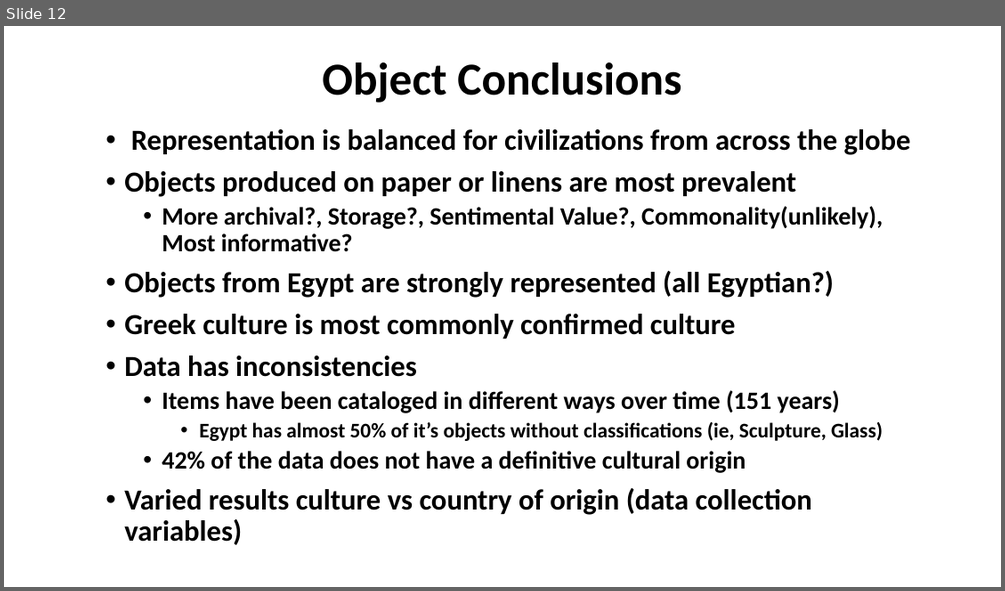
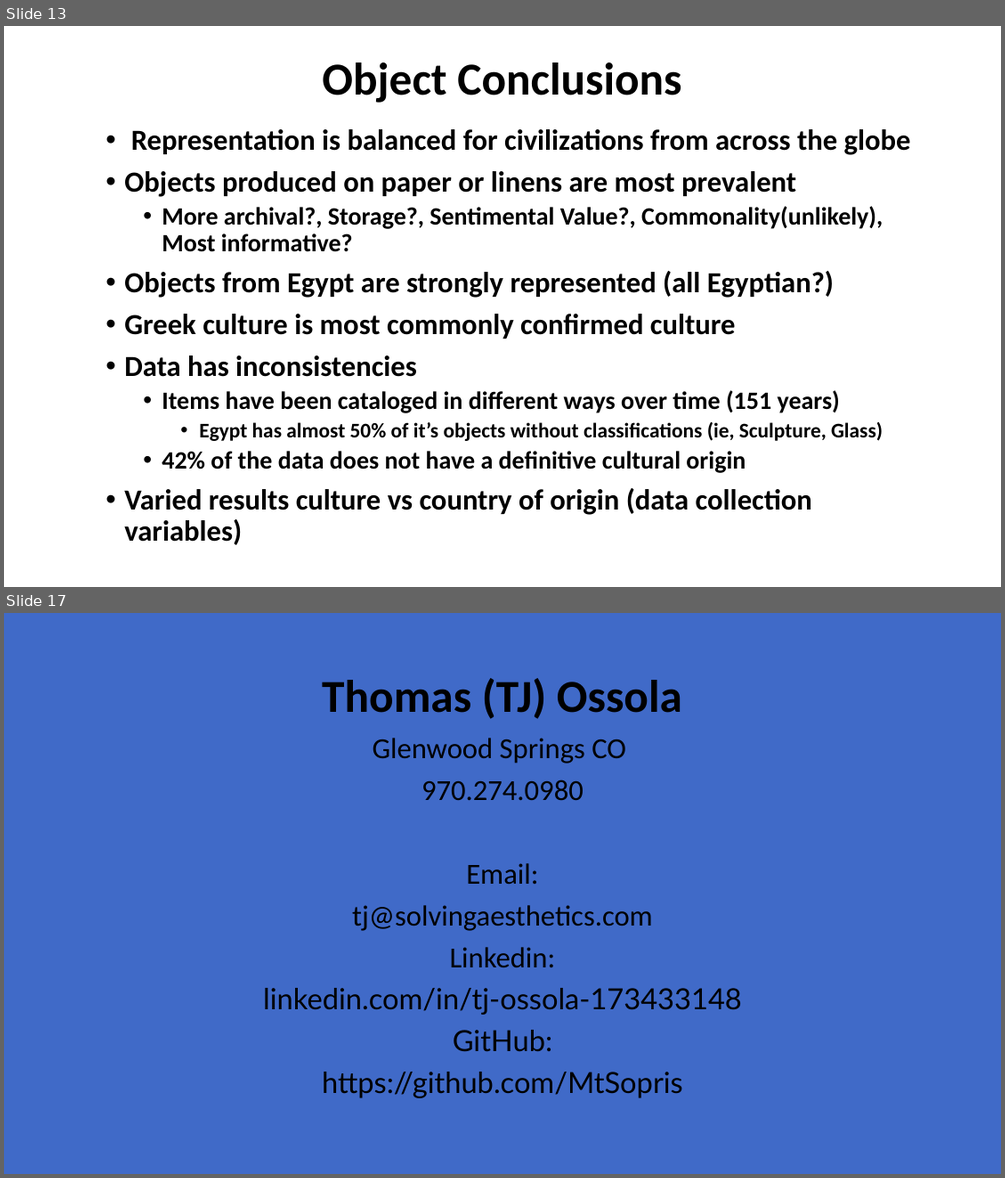
Before and after one commit to MtSopris/ProjectMet2, a slide deck: Analysis of th MET.pptx. Shown one above the other, each under a label of ours: slide 12 before the commit, slides 13 and 17 after it; the slides between them are not shown. The pictures are 1005x591 and 1005x1178 pixels, drawn with LibreOffice and Linux fonts; fonts in the diff are those of the drawing; background and template pictures are left out. Boxes give left, top, right and bottom in pixels: in the first picture for what was removed or moved away, otherwise in the second. Text is boxed around its words. In the diff, an @@ line names an element or a change of style, - is before the commit and + after.

```diff
--- a/Analysis of th MET.pptx
+++ b/Analysis of th MET.pptx
@@ slide 17 added at <box>4,613,1001,1174</box>, background #406AC8 @@
@@ title added at <box>322,678,682,719</box>, 44 pt, text #000000, bold @@
+Thomas (TJ) Ossola
@@ text added at <box>263,738,742,1098</box>, 28 pt, text #000000 @@
+Glenwood Springs CO
+970.274.0980
+Email:
+tj@solvingaesthetics.com
+Linkedin:
+linkedin.com/in/tj-ossola-173433148
+GitHub:
+https://github.com/MtSopris
@@ what was slide 12 is now slide 13 @@
```
Also in this commit, not shown: 6 slides changed, 3 other slides added, 4 other files.
